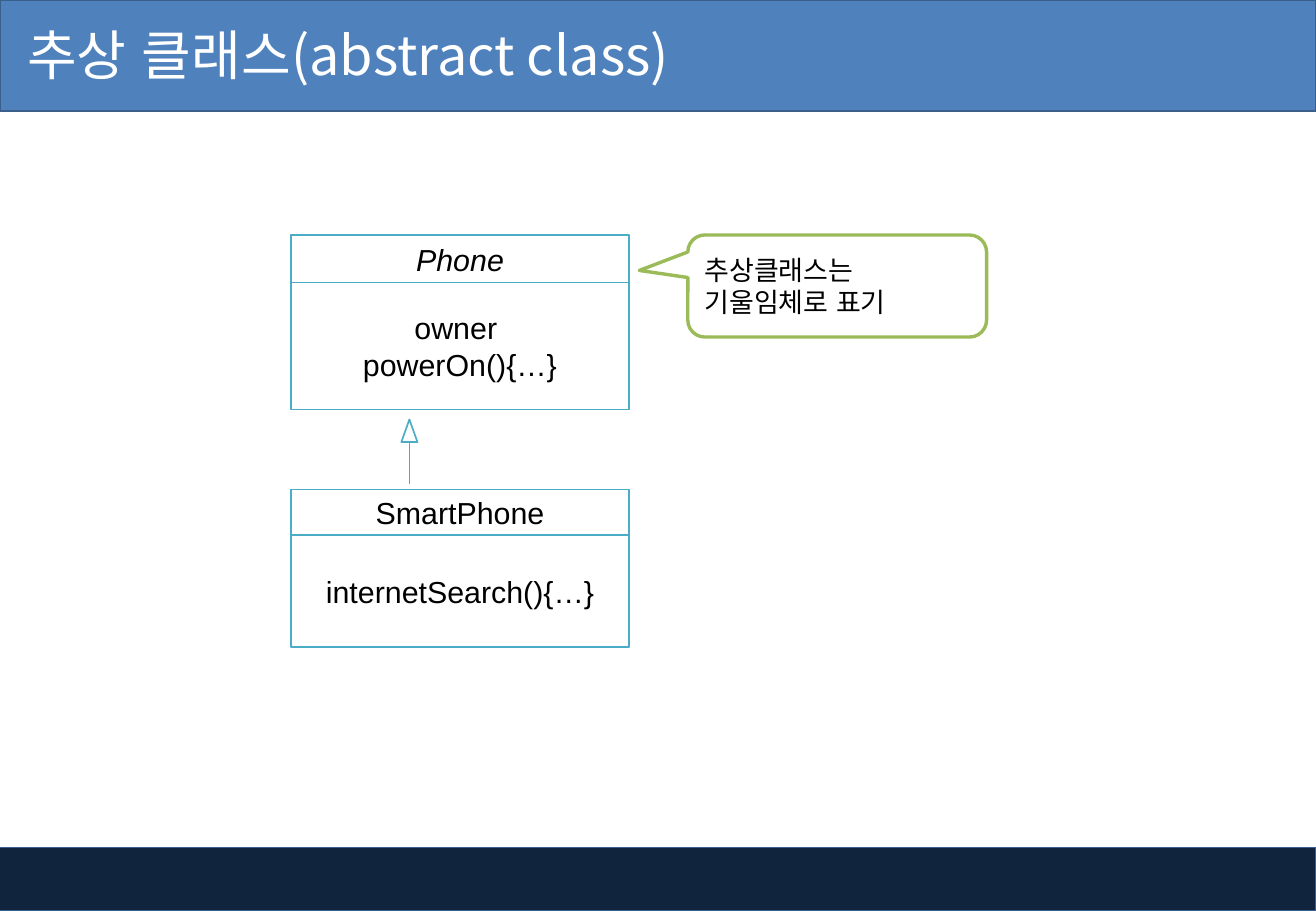
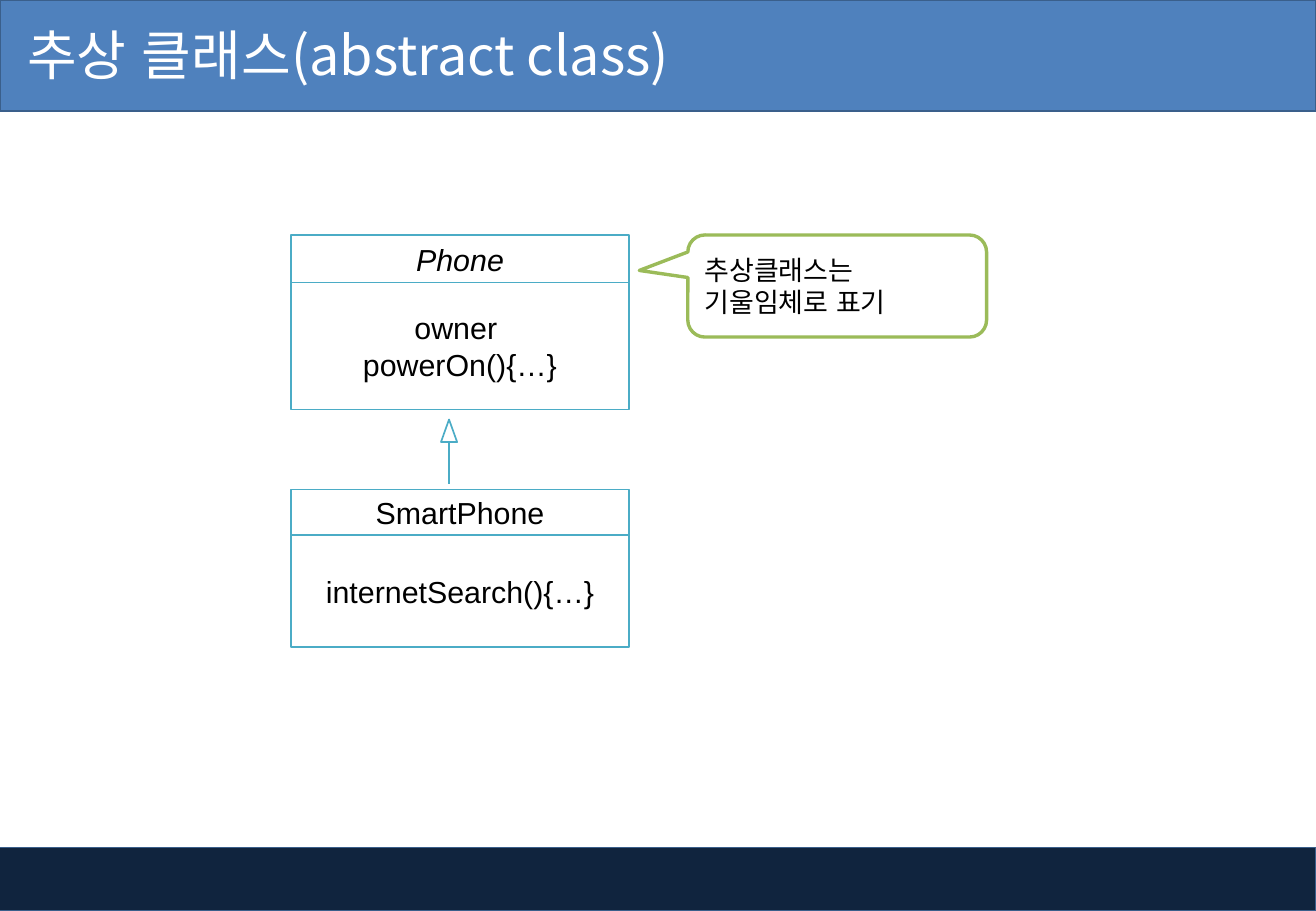
Before and after one commit to pshho/ngreen_project, a slide deck: slide 3 of javaWorks/자료/java_ppt/10장-추상 클래스.pptx. Drawn at 1316x911 pixels with LibreOffice and Linux fonts; fonts in the diff are those of the drawing; background and template pictures are left out. Boxes give left, top, right and bottom in pixels: in the first picture for what was removed or moved away, otherwise in the second. Text is boxed around its words. In the diff, an @@ line names an element or a change of style, - is before the commit and + after.

```diff
--- a/javaWorks/자료/java_ppt/10장-추상 클래스.pptx
+++ b/javaWorks/자료/java_ppt/10장-추상 클래스.pptx
@@ triangle: place and size @@
-triangle at [401,419,417,442]
+triangle at [441,419,457,442]
@@ line moved from (410, 442) - (410, 485) to (450, 442) - (450, 485) @@
```
Also in this commit, not shown: 8 other slides changed, 3 slides added, 6 other files.
